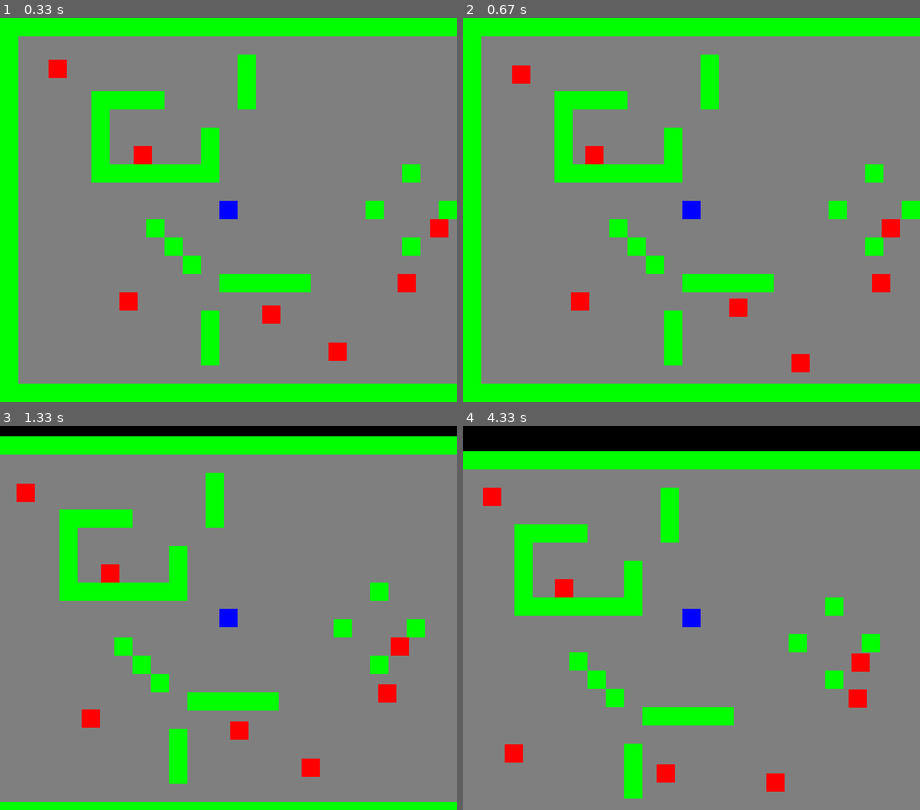
Above: before the commit, frames 1-4 (two rows, left to right).
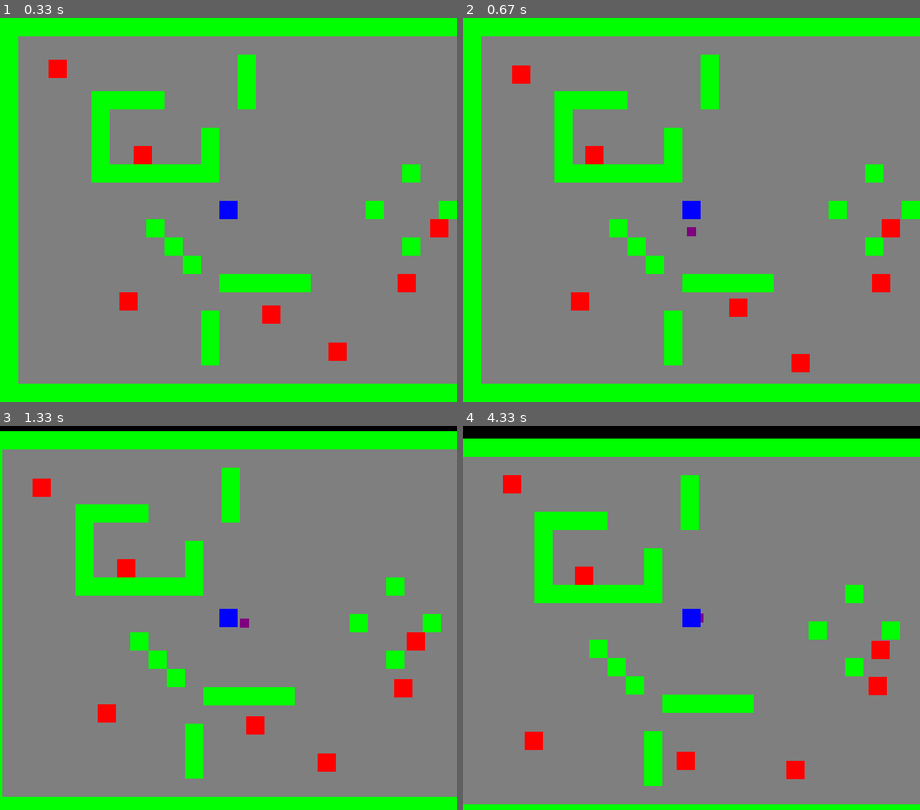
Above: after the commit, the same moments.

Repository: mdai008/pygame2022
Game: pygame game, started from src/main.py
The game is run twice, just before and just after one commit, with the same random seed, the same clock (stepped at 60 frames per second) and the same inputs.
Inputs:
- Up to frame 1 (0.33 s): no input
- Up to frame 2 (0.67 s): tap Space at 0.33 s
- Up to frame 3 (1.33 s): hold D 0.67-1.13 s; tap Space at 0.73, 1.03, 1.23 s; hold W from 1.17 s (still down)
- Up to frame 4 (4.33 s): release W at 1.47 s; hold D 1.5-1.97 s; tap Space at 1.57, 1.87, 2.07, 2.37, 2.63, 2.97, 3.27, 3.4, 3.8, 4.1 s; hold A 2-2.53 s; hold S 2.57-2.87 s; hold A 2.9-3.3 s; hold W 3.33-3.7 s; hold D from 3.73 s (still down)

Frame 1 is identical in both runs. In frame 2, less than 0.1% of the frame differs, in the area x 49-51%, y 54-57%; in frame 3, 15%; in frame 4, 21%, in the area x 0-100%, y 3-100%.

Commit message:
add player attacks

Diff:
--- a/src/main.py
+++ b/src/main.py
@@ -12,6 +12,7 @@
         # self.characterSheet = spriteSheet("sheetLoc")
         # self.terrainSheet = spriteSheet("sheetLoc")
         # self.enemySheet = spriteSheet("sheetLoc")
+        # self.attackSheet = spriteSheet("sheetLoc")
 
     def createMap(self): #create tile map
         for i, row in enumerate(tileMap):
@@ -20,7 +21,7 @@
                 if column == "X":
                     wall(self, j, i)
                 if column == "P":
-                    player(self, j, i)
+                    self.player = player(self, j, i)
                 if column == "E":
                     enemy(self, j, i)
 
@@ -29,7 +30,7 @@
         self.allSprites = pg.sprite.LayeredUpdates()
         self.walls = pg.sprite.LayeredUpdates()
         self.enemies = pg.sprite.LayeredUpdates()
-        self._attacks = pg.sprite.LayeredUpdates()
+        self.attacks = pg.sprite.LayeredUpdates()
         self.createMap()
 
     def events(self): #key inputs
@@ -37,6 +38,11 @@
             if event.type == pg.QUIT:
                 self._isPlaying = False
                 self.isRunning = False
+            if event.type == pg.KEYDOWN:
+                if event.key == pg.K_SPACE:
+                    xPos = self.player.rect.x + (TILE_SIZE / 2) - (ATTACK_SIZE / 2)
+                    yPos = self.player.rect.y + (TILE_SIZE / 2) - (ATTACK_SIZE / 2)
+                    playerAttack(self, xPos, yPos)
 
     def update(self): #update game variables
         self.allSprites.update()
--- a/src/sprites.py
+++ b/src/sprites.py
@@ -8,15 +8,21 @@
 TILE_SIZE = 32
 FPS = 60
 PLAYER_LAYER = 4
+ATTACK_LAYER = 3
 ENEMY_LAYER = 3
 WALL_LAYER = 2
 GROUND_LAYER = 1
-PLAYER_SPEED = 2
+PLAYER_SPEED = 1
 ENEMY_SPEED = 1
 MOVEMENT_INC = 1
+ATTACK_SIZE = 16
+PROJ_DIST = 30
+PROJ_SPEED = 2
 RED = (255, 0, 0)
 GREEN = (0, 255, 0)
 BLUE = (0, 0, 255)
+PURPLE = (127, 0, 127)
+ORANGE = (127, 127, 0)
 BLACK = (0, 0, 0)
 WHITE = (255, 255, 255)
 GRAY = (127, 127, 127)
@@ -323,6 +329,65 @@
         self.rect = self.image.get_rect()
         self.rect.x = self._x
         self.rect.y = self._y
+
+#player attack class
+class playerAttack(pg.sprite.Sprite):
+    def __init__(self, g, x, y):
+        self._game = g
+        self._layer = ATTACK_LAYER
+        self._groups = self._game.allSprites, self._game.attacks
+        pg.sprite.Sprite.__init__(self, self._groups)
+
+        self._width = ATTACK_SIZE
+        self._height = ATTACK_SIZE
+        self._x = x
+        self._y = y
+
+        self.image = pg.Surface([self._width, self._height])
+        self.image.fill(PURPLE)
+        # self.image = self._game.attackSheet.getSprite(x, y, width, height)
+
+        self.rect = self.image.get_rect()
+        self.rect.x = self._x
+        self.rect.y = self._y
+
+        self._xChange = 0
+        self._yChange = 0
+        self._movementLoop = 0
+        self._maxDist = PROJ_DIST
+        self._facing = self._game.player._facing
+
+    def update(self): #update attack position
+        self.movement()
+        self.rect.x += self._xChange
+        self.rect.y += self._yChange
+        self._xChange = 0
+        self._yChange = 0
+
+    def movement(self): #how the projectile moves
+        enemyHit = pg.sprite.spritecollide(self, self._game.enemies, True)
+        wallHit = pg.sprite.spritecollide(self, self._game.walls, False)
+        isHit = enemyHit or wallHit
+        if self._facing == "left":
+            self._xChange -= PROJ_SPEED
+            self._movementLoop += MOVEMENT_INC
+            if self._movementLoop >= self._maxDist or isHit:
+                self.kill()
+        if self._facing == "right":
+            self._xChange += PROJ_SPEED
+            self._movementLoop += MOVEMENT_INC
+            if self._movementLoop >= self._maxDist or isHit:
+                self.kill()
+        if self._facing == "up":
+            self._yChange -= PROJ_SPEED
+            self._movementLoop += MOVEMENT_INC
+            if self._movementLoop >= self._maxDist or isHit:
+                self.kill()
+        if self._facing == "down":
+            self._yChange += PROJ_SPEED
+            self._movementLoop += MOVEMENT_INC
+            if self._movementLoop >= self._maxDist or isHit:
+                self.kill()
 
 
 
